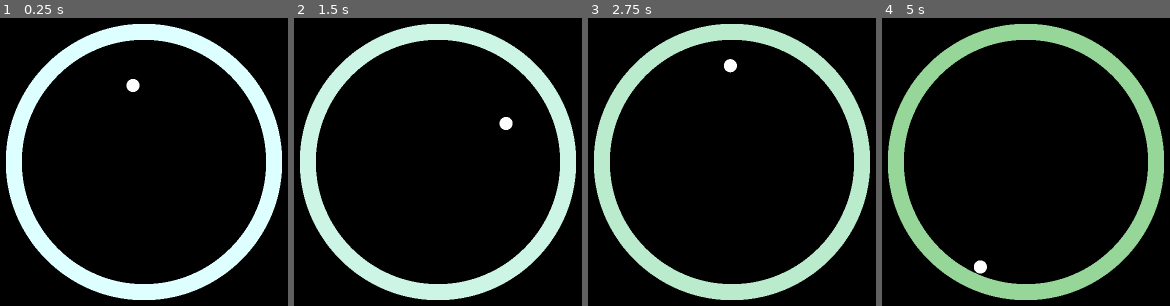
Above: before the commit, frames 1-4 (left to right).
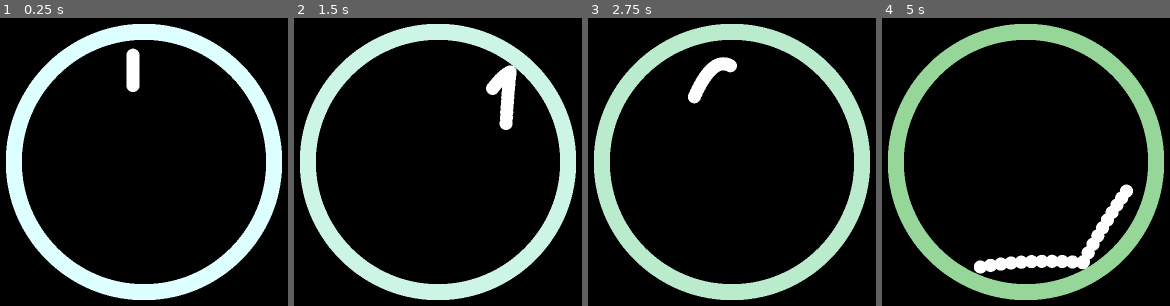
Above: after the commit, the same moments.

Repository: gabrielbaltzell/video-sim
Game: Godot game, scene res://scenes/main.tscn
The game is run twice, just before and just after one commit, with the same random seed, the same clock (stepped at 60 frames per second) and the same inputs. The engine's default icon, where the game draws it, is replaced by a stand-in: a white triangle on a blue panel in a dark square.
Inputs:
- Up to frame 1 (0.25 s): no input
- Up to frame 2 (1.5 s): no input
- Up to frame 3 (2.75 s): no input
- Up to frame 4 (5 s): no input

The runs differ from the first frame. In frame 1, 0.5% of the frame differs, in the area x 43-49%, y 10-23%; in frame 2, 1.2%; in frame 3, 0.9%; in frame 4, 2.8%, in the area x 35-88%, y 57-89%.

Commit message:
added 'tail' animation and refactored code into main.gd

Diff:
--- /dev/null
+++ b/scenes/ball_sprite.tscn
@@ -0,0 +1,9 @@
+[gd_scene load_steps=2 format=3 uid="uid://cqk6ilhs1ig56"]
+
+[ext_resource type="Texture2D" uid="uid://v2l4hvud3yjd" path="res://assets/circle-wo-outline-png-6.png" id="1_nx4a0"]
+
+[node name="ball_sprite" type="Node2D"]
+
+[node name="Sprite2D" type="Sprite2D" parent="."]
+scale = Vector2(0.1, 0.1)
+texture = ExtResource("1_nx4a0")
--- /dev/null
+++ b/scenes/main.gd
@@ -0,0 +1,72 @@
+extends Node2D
+
+var r = 1.0
+var color_factor_r = 0.04
+var color_change_r
+var g = 1.0
+var color_factor_g = 0.02
+var color_change_g
+var b = 1.0
+var color_factor_b = 0.05
+var color_change_b
+
+var ball_array = []
+const BALL_ARRAY_MAX_SIZE = 21
+var frame_counter = 0
+
+@onready var circle = $"Wcircle-png"
+@onready var ball = $CharacterBody2D
+@onready var sub_balls = $SubBalls
+
+var ball_sprite_tscn = preload("res://scenes/ball_sprite.tscn")
+
+# Called when the node enters the scene tree for the first time.
+func _ready():
+	# connect collision signal
+	ball.ball_collided.connect(_on_ball_collision)
+
+# Called every frame. 'delta' is the elapsed time since the previous frame.
+func _process(delta):
+	var last_pos = ball.global_position
+
+	var j = frame_counter % BALL_ARRAY_MAX_SIZE
+	var new_ball = ball_sprite_tscn.instantiate()
+
+	if ball_array.size() < BALL_ARRAY_MAX_SIZE:
+		ball_array.append(new_ball)
+	else:
+		ball_array[j].queue_free()
+		ball_array[j] = new_ball
+
+	sub_balls.add_child(ball_array[j])
+	ball_array[j].position = last_pos
+
+	frame_counter += 1
+
+func _on_ball_collision():
+	color_circle_on_collision()
+
+func color_circle_on_collision():
+	# change color by collision r
+	if r >= 1:
+		color_change_r = color_factor_r
+	if r <= 0:
+		color_change_r = -color_factor_r
+	r -= color_change_r
+
+	# change color by collision g
+	if g >= 1:
+		color_change_g = color_factor_g
+	if g <= 0:
+		color_change_g = -color_factor_g
+	g -= color_change_g
+
+	# change color by collision b
+	if b >= 1:
+		color_change_b = color_factor_b
+	if b <= 0:
+		color_change_b = -color_factor_b
+	b -= color_change_b
+
+	var new_color = Color(r, g, b, 1)
+	circle.self_modulate = new_color
--- a/scenes/main.tscn
+++ b/scenes/main.tscn
@@ -1,11 +1,13 @@
-[gd_scene load_steps=5 format=3 uid="uid://cfrbu74yo5cqn"]
+[gd_scene load_steps=6 format=3 uid="uid://cfrbu74yo5cqn"]
 
 [ext_resource type="Texture2D" uid="uid://mfp0iy30nj51" path="res://assets/icon.svg" id="1_3k2fw"]
+[ext_resource type="Script" path="res://scenes/main.gd" id="1_xpdna"]
 [ext_resource type="Texture2D" uid="uid://bj6cm1ndcu56t" path="res://assets/wcircle-png.png" id="2_mf3y0"]
 [ext_resource type="PackedScene" uid="uid://b4g6prmpsh86c" path="res://scenes/cbball.tscn" id="3_07y0h"]
 [ext_resource type="PackedScene" uid="uid://md6wnc261128" path="res://scenes/audio_player.tscn" id="4_5n1u0"]
 
 [node name="main" type="Node2D"]
+script = ExtResource("1_xpdna")
 
 [node name="Camera2D" type="Camera2D" parent="."]
 
@@ -30,3 +32,5 @@
 position = Vector2(-24, -216)
 
 [node name="AudioStreamPlayer" parent="CharacterBody2D" instance=ExtResource("4_5n1u0")]
+
+[node name="SubBalls" type="Node" parent="."]
--- a/scripts/cbball.gd
+++ b/scripts/cbball.gd
@@ -1,28 +1,19 @@
 extends CharacterBody2D
-
 
 # Get the gravity from the project settings to be synced with RigidBody nodes.
 var gravity = 30.0
 var bounce_damping = 0.0
-var r = 1.0
-var color_factor_r = 0.04
-var color_change_r
-var g = 1.0
-var color_factor_g = 0.02
-var color_change_g
-var b = 1.0
-var color_factor_b = 0.05
-var color_change_b
 
 signal ball_collided
-
-@onready var circle = get_node("../Wcircle-png")
 
 func _ready():
 	pass
 
+func _process(delta):
+	pass
+
 func _physics_process(delta):
-	# Add the gravity.
+	# add the gravity.
 	if not is_on_floor():
 		velocity.y += gravity * delta
 
@@ -31,31 +22,7 @@
 	if collision:
 		velocity = velocity.bounce(collision.get_normal()) * (1 - bounce_damping)
 
-		# change color by collision r
-		if r >= 1:
-			color_change_r = color_factor_r
-		if r <= 0:
-			color_change_r = -color_factor_r
-		r -= color_change_r
-
-		# change color by collision g
-		if g >= 1:
-			color_change_g = color_factor_g
-		if g <= 0:
-			color_change_g = -color_factor_g
-		g -= color_change_g
-
-		# change color by collision b
-		if b >= 1:
-			color_change_b = color_factor_b
-		if b <= 0:
-			color_change_b = -color_factor_b
-		b -= color_change_b
-
-		var new = Color(r, g, b, 1)
-		circle.self_modulate = new
-
+		# collision signal to audio_player
 		ball_collided.emit()
 
-
 	move_and_slide()
